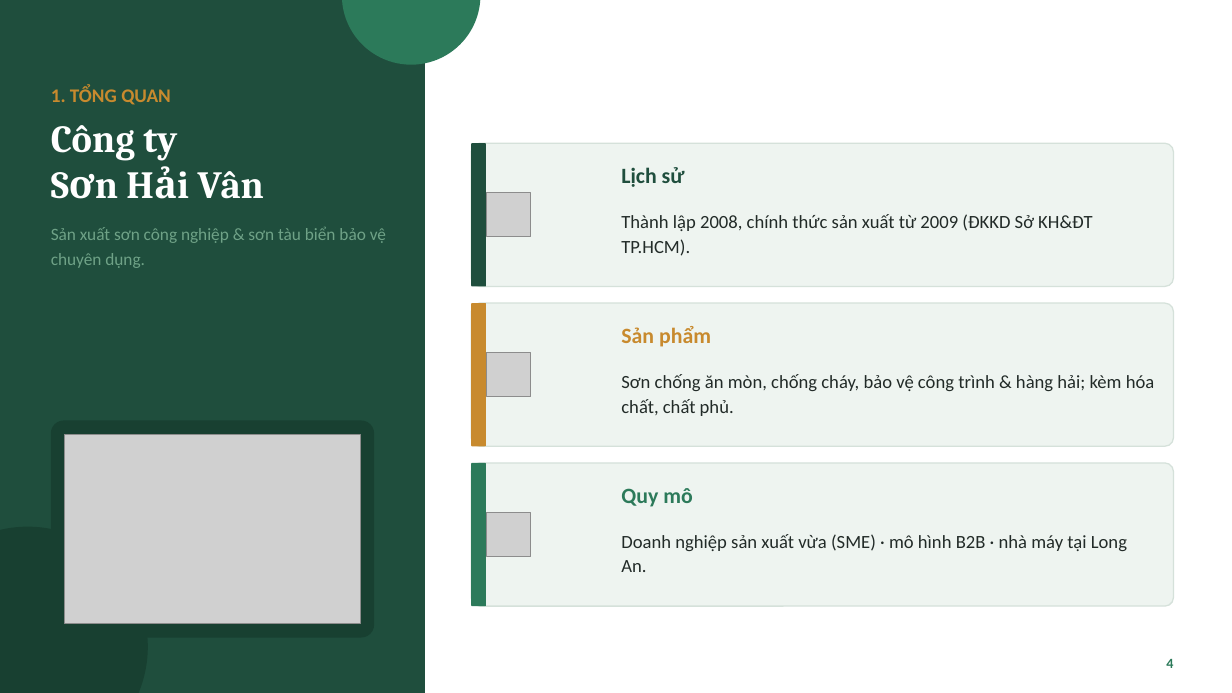
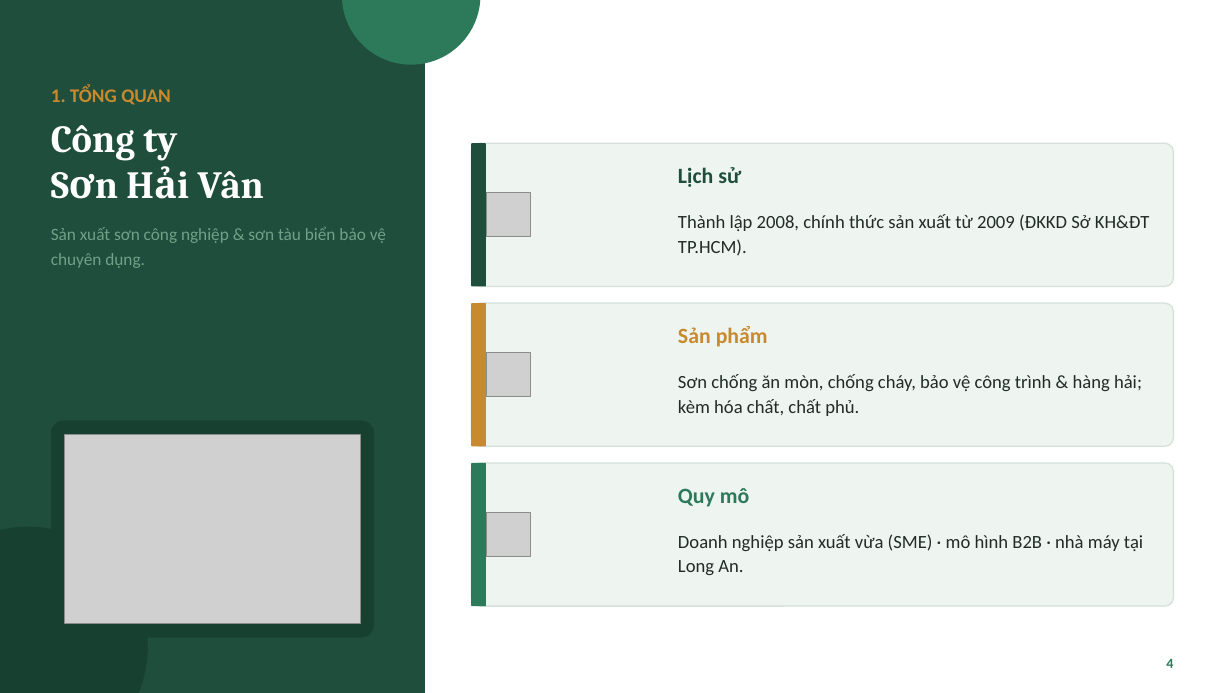
Before and after one commit to tranconcoder/pubic-resources, a slide deck: slide 4 of SuHeo/Báo cáo thực tập - Sơn Hải Vân.pptx. Drawn at 1232x693 pixels with LibreOffice and Linux fonts; fonts in the diff are those of the drawing; grey boxes stand for pictures. Boxes give left, top, right and bottom in pixels: in the first picture for what was removed or moved away, otherwise in the second. Text is boxed around its words. In the diff, an @@ line names an element or a change of style, - is before the commit and + after.

```diff
--- a/SuHeo/Báo cáo thực tập - Sơn Hải Vân.pptx
+++ b/SuHeo/Báo cáo thực tập - Sơn Hải Vân.pptx
@@ text "Lịch sử": place and size @@
-text "Lịch sử" at (621, 167, 685, 187)
+text "Lịch sử" at (678, 167, 741, 187)
@@ text "Thành lập 2008, chính thức ...": place and size @@
-text "Thành lập 2008, chính thức ..." at (621, 214, 1092, 256)
+text "Thành lập 2008, chính thức ..." at (678, 214, 1149, 256)
@@ text "Sản phẩm": place and size @@
-text "Sản phẩm" at (621, 326, 711, 347)
+text "Sản phẩm" at (678, 326, 768, 347)
@@ text "Sơn chống ăn mòn, chống ..." rewrapped from (621, 374, 1155, 416) to (678, 374, 1142, 416) @@
@@ text "Quy mô": place and size @@
-text "Quy mô" at (621, 488, 692, 507)
+text "Quy mô" at (678, 488, 749, 507)
@@ text "Doanh nghiệp sản xuất vừa ..." rewrapped from (621, 534, 1127, 572) to (678, 534, 1143, 575) @@
```
Also in this commit, not shown: 14 other slides changed, 6 slides added, 1 other file.
